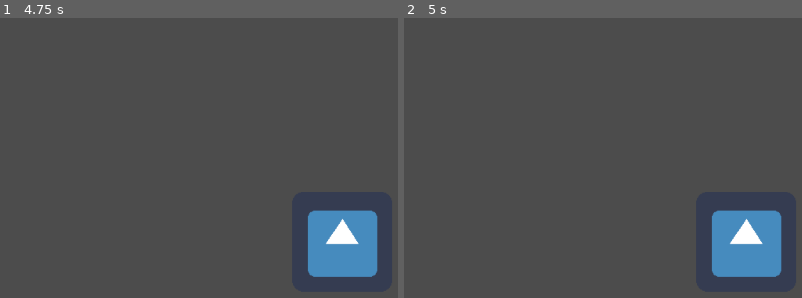
Above: before the commit, frames 1-2 (left to right).
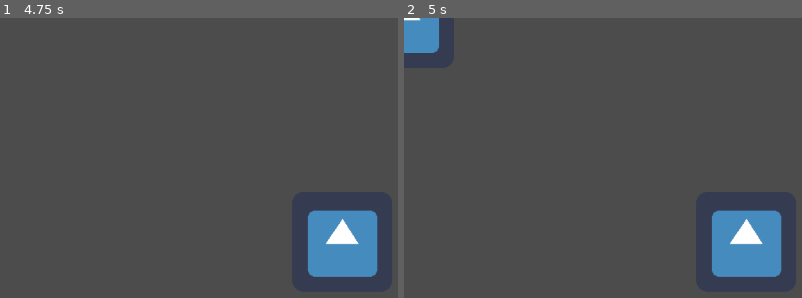
Above: after the commit, the same moments.

Repository: rayxuln/RaiixStateMachinePlugin
Game: Godot game, scene res://scenes/RaiixStateMachineTest.tscn
Same seed, same stepped clock (60 frames per second), same inputs: the game is played once before the commit and once after it. The project has no main scene, so this scene is started directly. The engine's default icon, where the game draws it, is replaced by a stand-in: a white triangle on a blue panel in a dark square.
Inputs (mouse positions are in pixels of both pictures, inside the frame that each line leads up to):
- Up to frame 1 (4.75 s): tap Enter at 0.5, 2, 3.5 s; move the mouse to (outside the picture) at 0.52 s; tap Space (change) at 0.6, 1.25, 2.1, 2.75, 3.6, 4.25 s; click (outside the picture) at 0.67 s; drag from (238, 275) to (outside the picture) at 1.27 s; move the mouse to (outside the picture) at 2.02 s; drag from (outside the picture) to (159, 180) at 2.77 s; move the mouse to (outside the picture) at 3.52 s; hold B (back) 3.53-4.25 s; drag from (159, 180) to (278, 135) at 4.27 s
- Up to frame 2 (5 s): no input

Frame 1 is identical in both runs. In frame 2, 1.1% of the frame differs, in the area x 0-9%, y 0-13%.

Commit message:
Add get tree info in remote view

Diff:
--- a/scenes/Player.gd
+++ b/scenes/Player.gd
@@ -1,5 +1,11 @@
 extends KinematicBody2D
 
+
+func _ready():
+	yield(get_tree().create_timer(5), "timeout")
+	get_parent().add_child($Sprite.duplicate())
+	yield(get_tree().create_timer(5), "timeout")
+	queue_free()
 
 #---- Methods -----
 func is_change_action_pressed():
Not shown, changed: addons/raiix_statemachine/RemoteDebug/RemoteDebugClient.gd
Not shown, changed: addons/raiix_statemachine/RemoteDebug/RemoteDebugServer.gd
Not shown, changed: addons/raiix_statemachine/StateMachineRemoteViewer/client_tab/ClientTab.tscn
Not shown, added: addons/raiix_statemachine/StateMachineRemoteViewer/client_tab/scripts/ClientTab.gd
Not shown, changed: addons/raiix_statemachine/StateMachineRemoteViewer/scripts/RemoteViewer.gd
